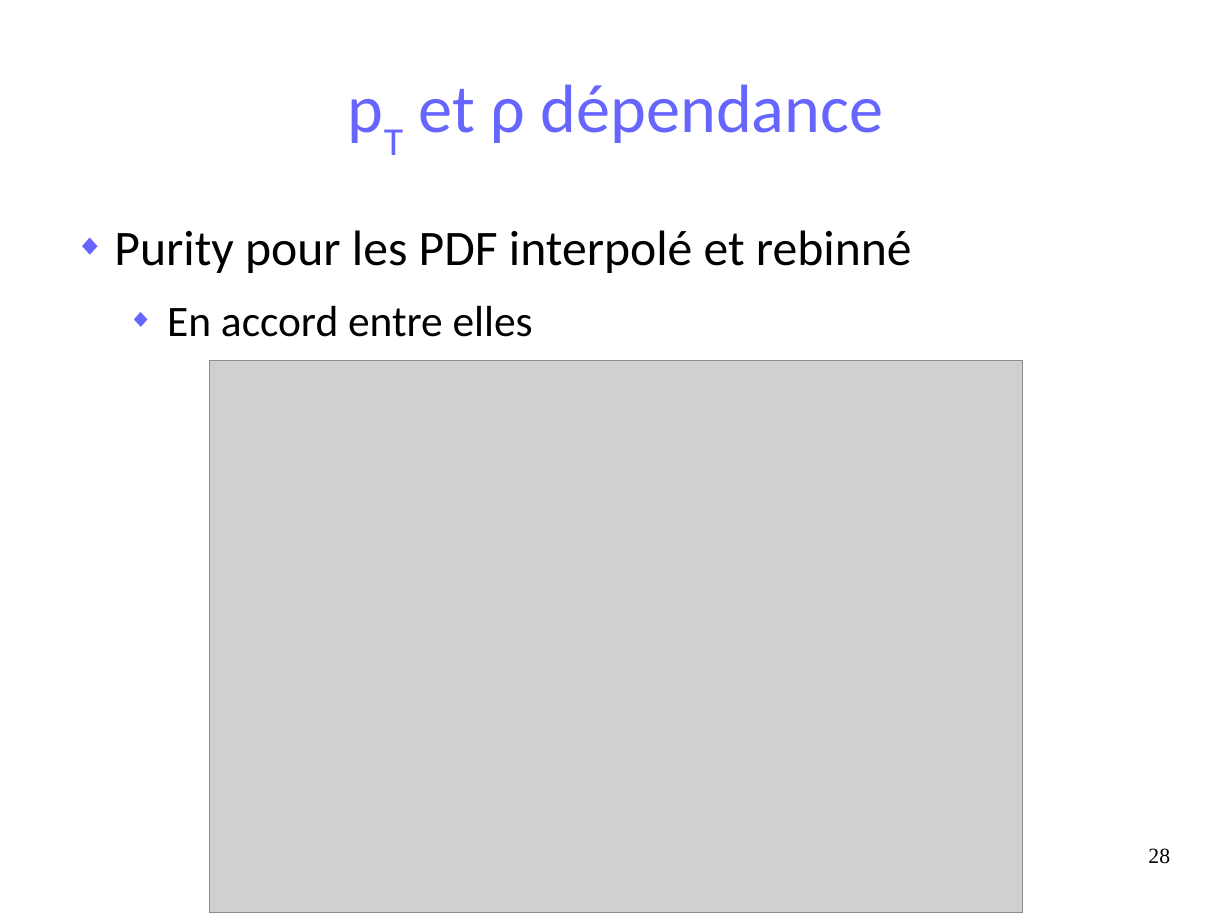
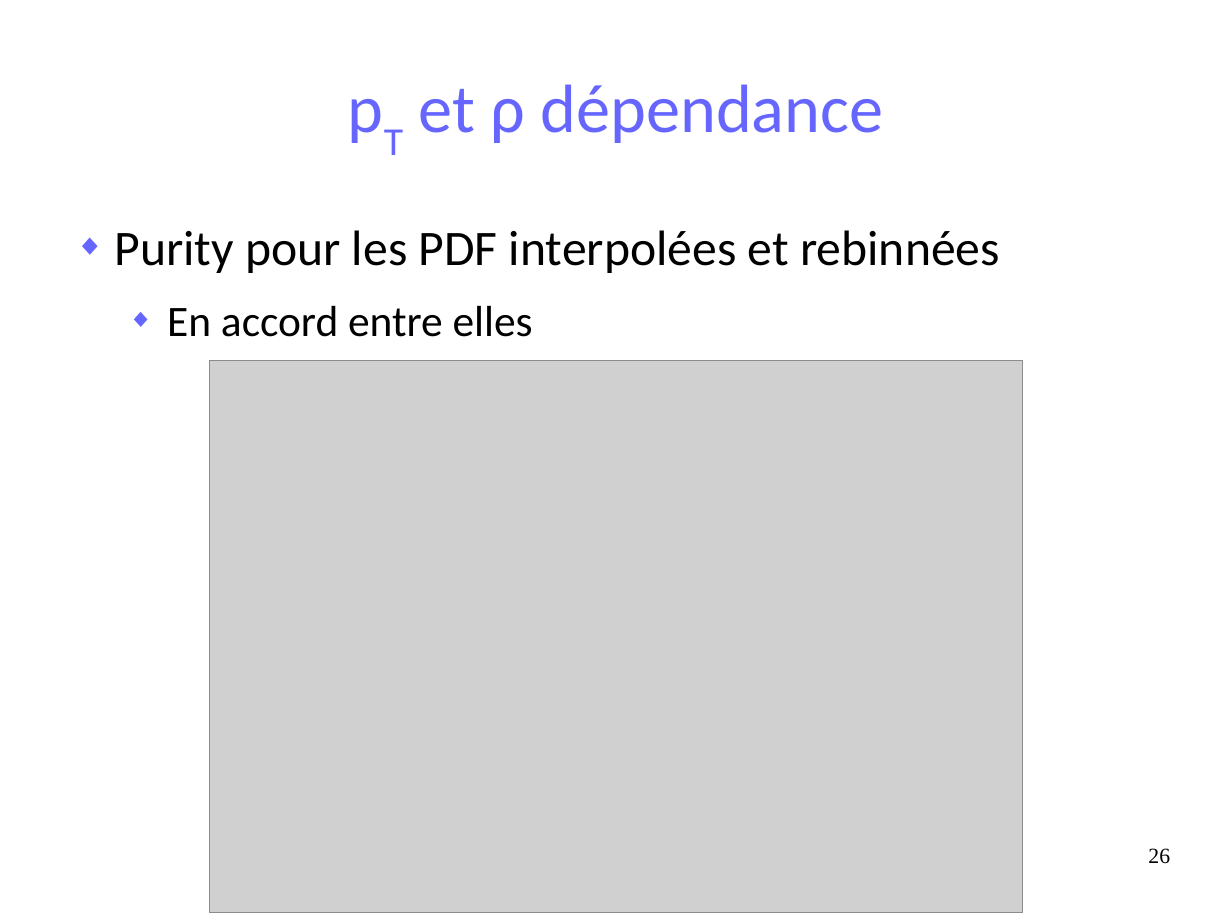
Before and after one commit to maxgiraud/m2_report, a slide deck: slide 26 of soutenance.odp (slide 28 before the commit). Drawn at 1232x924 pixels with LibreOffice and Linux fonts; fonts in the diff are those of the drawing; grey boxes stand for pictures. Boxes give left, top, right and bottom in pixels: in the first picture for what was removed or moved away, otherwise in the second. Text is boxed around its words. In the diff, an @@ line names an element or a change of style, - is before the commit and + after.

```diff
--- a/soutenance.odp
+++ b/soutenance.odp
@@ text at [114,230,1000,273]: text changed @@
-◆ Purity pour les PDF interpolé et rebinné
+◆ Purity pour les PDF interpolées et rebinnées
@@ page number at [1148,848,1170,864]: text changed @@
-28
+26
```
Also in this commit, not shown: 7 other slides changed, 2 slides added.
